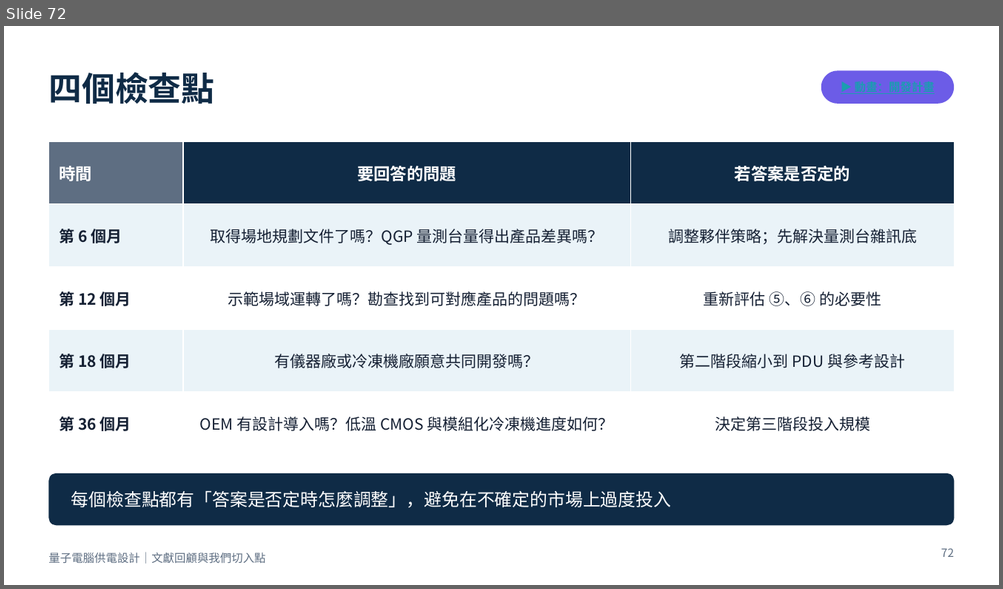
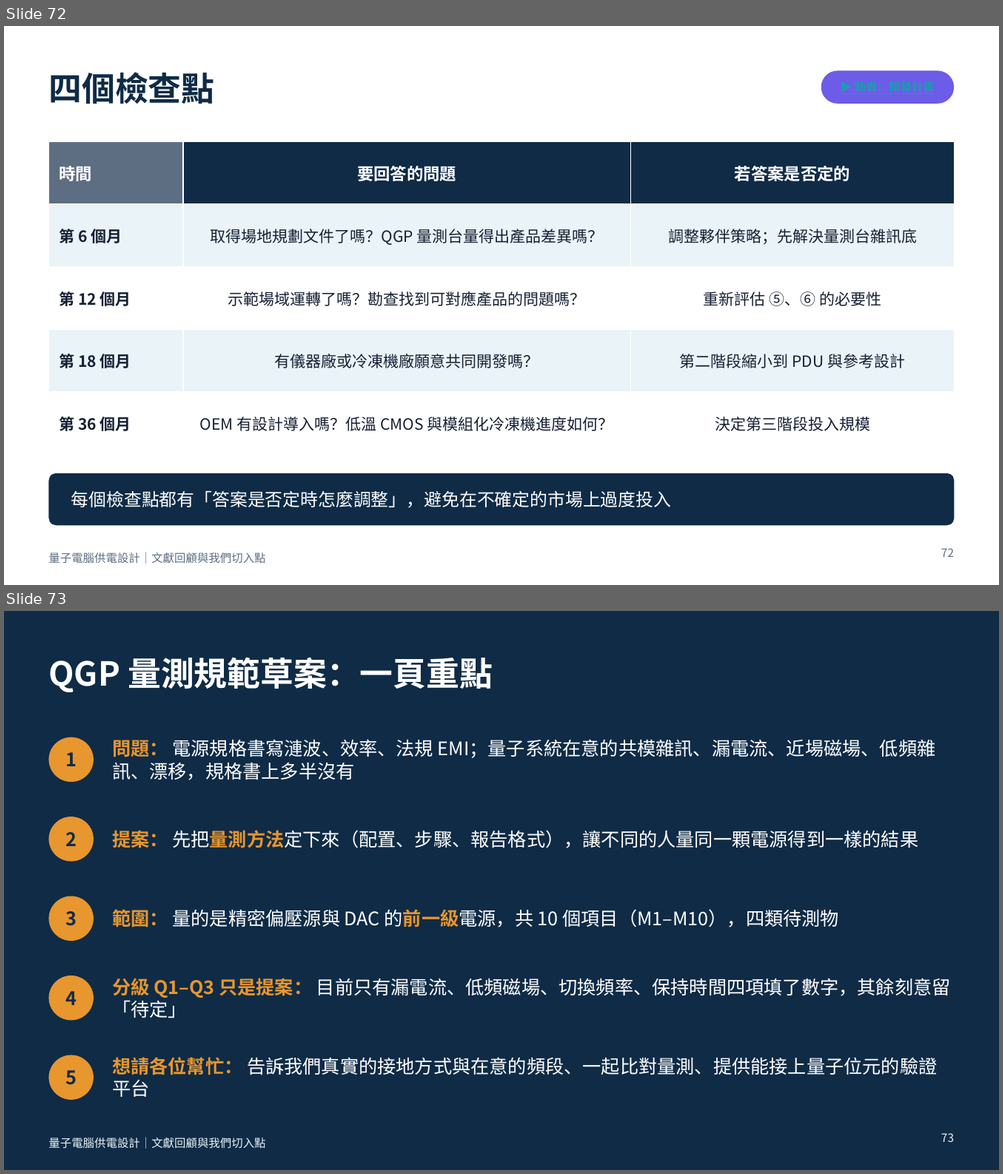
Before and after one commit to pcpcchen-coder/QuantumComputing, a slide deck: slides/output/qc-power-supply.pptx. Shown one above the other, each under a label of ours: slide 72 before the commit, slides 72 and 73 after it. The pictures are 1003x589 and 1003x1174 pixels, drawn with LibreOffice and Linux fonts; fonts in the diff are those of the drawing. Boxes give left, top, right and bottom in pixels: in the first picture for what was removed or moved away, otherwise in the second. Text is boxed around its words. In the diff, an @@ line names an element or a change of style, - is before the commit and + after.

```diff
--- a/slides/output/qc-power-supply.pptx
+++ b/slides/output/qc-power-supply.pptx
@@ slide 73 added at (4,611,999,1170), background #0F2B46 @@
@@ title added at (48,657,492,692), 32 pt, text #FFFFFF, bold @@
+QGP 量測規範草案：一頁重點
@@ ellipse added at (48,737,94,782), fill #E8962E @@
@@ text added at (112,739,936,780), 18 pt, text #FFFFFF @@
+問題： 電源規格書寫漣波、效率、法規 EMI；量子系統在意的共模雜訊、漏電流、近場磁場、低頻雜訊、漂移，規格書上多半沒有
@@ text added at (65,752,77,766), 18 pt, text #0F2B46, bold @@
+1
@@ ellipse added at (48,817,94,862), fill #E8962E @@
@@ text added at (65,832,77,846), 18 pt, text #0F2B46, bold @@
+2
@@ text added at (112,830,918,849), 18 pt, text #FFFFFF @@
+提案： 先把量測方法定下來（配置、步驟、報告格式），讓不同的人量同一顆電源得到一樣的結果
@@ ellipse added at (48,897,94,942), fill #E8962E @@
@@ text added at (65,911,77,926), 18 pt, text #0F2B46, bold @@
+3
@@ text added at (112,909,839,928), 18 pt, text #FFFFFF @@
+範圍： 量的是精密偏壓源與 DAC 的前一級電源，共 10 個項目（M1–M10），四類待測物
@@ ellipse added at (48,976,94,1021), fill #E8962E @@
@@ text added at (112,978,950,1018), 18 pt, text #FFFFFF @@
+分級 Q1–Q3 只是提案： 目前只有漏電流、低頻磁場、切換頻率、保持時間四項填了數字，其餘刻意留「待定」
@@ text added at (65,991,77,1005), 18 pt, text #0F2B46, bold @@
+4
@@ ellipse added at (48,1056,94,1100), fill #E8962E @@
@@ text added at (65,1071,77,1085), 18 pt, text #0F2B46, bold @@
+5
@@ text added at (112,1057,936,1097), 18 pt, text #FFFFFF @@
+想請各位幫忙： 告訴我們真實的接地方式與在意的頻段、一起比對量測、提供能接上量子位元的驗證平台
@@ text added at (48,1137,265,1149), 11 pt, text #EAF3F8 @@
+量子電腦供電設計｜文獻回顧與我們切入點
@@ page number added at (941,1133,953,1142), 11 pt, text #EAF3F8 @@
+73
```
Also in this commit, not shown: 1 slide changed, 21 other slides added, 4 other files.
